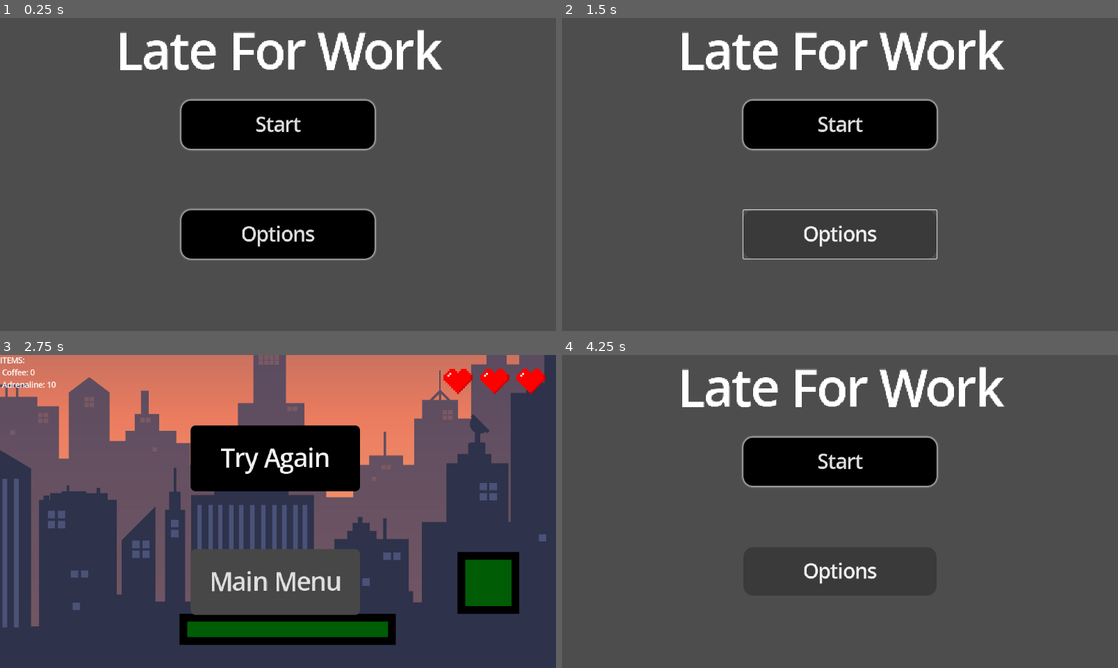
Above: before the commit, frames 1-4 (two rows, left to right).
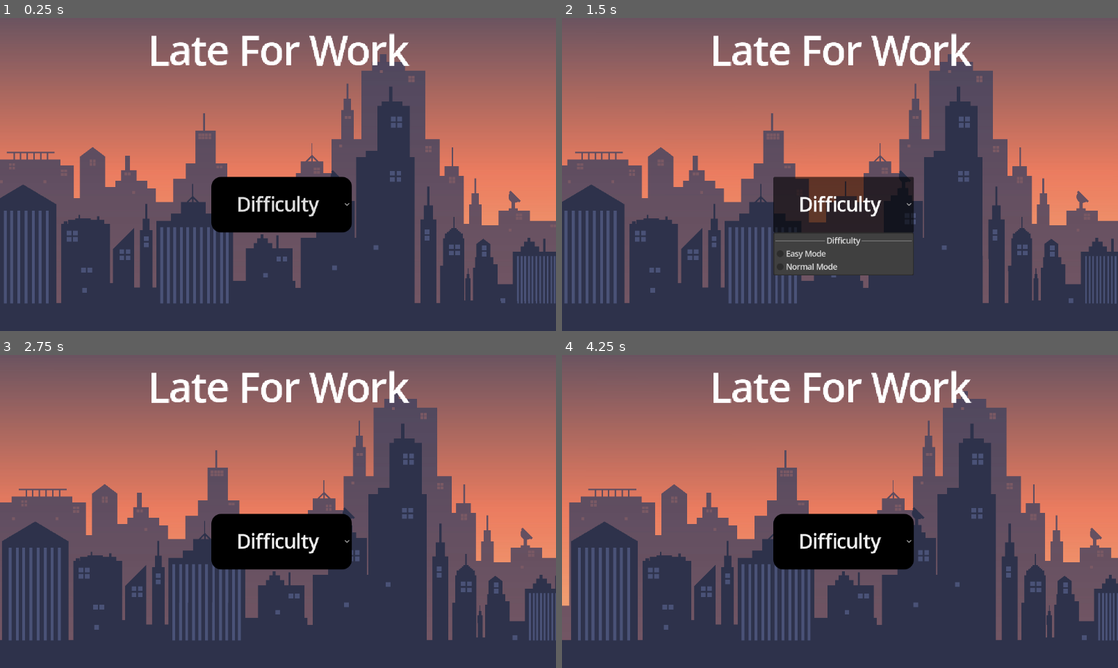
Above: after the commit, the same moments.

Repository: Varun-Ganeshkumar/Late-For-Work
Game: Godot game, scene res://scenes/main_menu.tscn
Two runs of this game, one before a commit and one after it. Both use one fixed random seed, a clock stepped at 60 frames per second and the inputs below.
Inputs (mouse positions are in pixels of both pictures, inside the frame that each line leads up to):
- Up to frame 1 (0.25 s): no input
- Up to frame 2 (1.5 s): click (845, 205) at 0.5 s, where only the run after the commit has a clickable "Difficulty"; click (840, 233) at 1.25 s, where only the run before the commit has a clickable "Options"
- Up to frame 3 (2.75 s): click (278, 461) at 2 s, where only the run before the commit has a clickable "Start"
- Up to frame 4 (4.25 s): click (840, 458) at 2.75 s, where only the run before the commit has a clickable "Try Again"; click (840, 583) at 3.5 s, where only the run before the commit has a clickable "Main Menu"

The runs differ from the first frame. In frame 1, 89% of the frame differs, in the area x 0-100%, y 0-100%; in frame 2, 86%; in frame 3, 76%; in frame 4, 88%.
Error in both runs: Invalid access to property or key 'musicPlaying' on a base object of type 'Node (global.gd)'. (res://scripts/background_music.gd:6)

Commit message:
Overhauled the main menu
Got rid of the options button in the main menu and added a choice for difficulty that increased or decreased the rate of time being slowed down

Diff:
--- a/scenes/main_menu.tscn
+++ b/scenes/main_menu.tscn
@@ -1,6 +1,10 @@
-[gd_scene load_steps=8 format=3 uid="uid://dq5msxt5cekxs"]
+[gd_scene load_steps=12 format=3 uid="uid://dq5msxt5cekxs"]
 
 [ext_resource type="Script" uid="uid://c08cd4kdn0xl" path="res://scripts/start_button.gd" id="1_l6cm7"]
+[ext_resource type="Script" uid="uid://7taw0yiy2urf" path="res://scripts/option_button.gd" id="2_bqqt6"]
+[ext_resource type="Texture2D" uid="uid://c8s4cudhf5x7w" path="res://sprites/city by cityvector91.jpg" id="2_ekxnf"]
+
+[sub_resource type="StyleBoxEmpty" id="StyleBoxEmpty_ekxnf"]
 
 [sub_resource type="StyleBoxFlat" id="StyleBoxFlat_l6cm7"]
 bg_color = Color(0.415686, 0.415686, 0.415686, 1)
@@ -25,28 +29,29 @@
 shadow_color = Color(1, 1, 1, 0.6)
 shadow_size = 5
 
-[sub_resource type="StyleBoxFlat" id="StyleBoxFlat_8ln24"]
+[sub_resource type="StyleBoxEmpty" id="StyleBoxEmpty_wu84c"]
+
+[sub_resource type="StyleBoxFlat" id="StyleBoxFlat_oa1go"]
 bg_color = Color(0.415686, 0.415686, 0.415686, 1)
 corner_radius_top_left = 20
 corner_radius_top_right = 20
 corner_radius_bottom_right = 20
 corner_radius_bottom_left = 20
 
-[sub_resource type="StyleBoxFlat" id="StyleBoxFlat_rtw2f"]
+[sub_resource type="StyleBoxFlat" id="StyleBoxFlat_tbmy8"]
 bg_color = Color(0.227451, 0.227451, 0.227451, 1)
 corner_radius_top_left = 20
 corner_radius_top_right = 20
 corner_radius_bottom_right = 20
 corner_radius_bottom_left = 20
 
-[sub_resource type="StyleBoxFlat" id="StyleBoxFlat_bqqt6"]
+[sub_resource type="StyleBoxFlat" id="StyleBoxFlat_jk1qb"]
 bg_color = Color(0, 0, 0, 1)
 corner_radius_top_left = 20
 corner_radius_top_right = 20
 corner_radius_bottom_right = 20
 corner_radius_bottom_left = 20
 shadow_color = Color(1, 1, 1, 0.6)
-shadow_size = 5
 
 [node name="Menu" type="Control"]
 layout_mode = 3
@@ -59,6 +64,7 @@
 [node name="CanvasLayer" type="CanvasLayer" parent="."]
 
 [node name="StartButton" type="Button" parent="CanvasLayer"]
+visible = false
 anchors_preset = 8
 anchor_left = 0.5
 anchor_top = 0.5
@@ -71,29 +77,12 @@
 grow_horizontal = 2
 grow_vertical = 2
 theme_override_font_sizes/font_size = 40
+theme_override_styles/focus = SubResource("StyleBoxEmpty_ekxnf")
 theme_override_styles/hover_pressed = SubResource("StyleBoxFlat_l6cm7")
 theme_override_styles/hover = SubResource("StyleBoxFlat_wu84c")
 theme_override_styles/normal = SubResource("StyleBoxFlat_ekxnf")
 text = "Start"
 script = ExtResource("1_l6cm7")
-
-[node name="OptionsButton" type="Button" parent="CanvasLayer"]
-anchors_preset = 8
-anchor_left = 0.5
-anchor_top = 0.5
-anchor_right = 0.5
-anchor_bottom = 0.5
-offset_left = -200.0
-offset_top = 74.0
-offset_right = 200.0
-offset_bottom = 174.0
-grow_horizontal = 2
-grow_vertical = 2
-theme_override_font_sizes/font_size = 40
-theme_override_styles/hover_pressed = SubResource("StyleBoxFlat_8ln24")
-theme_override_styles/hover = SubResource("StyleBoxFlat_rtw2f")
-theme_override_styles/normal = SubResource("StyleBoxFlat_bqqt6")
-text = "Options"
 
 [node name="Label" type="Label" parent="CanvasLayer"]
 anchors_preset = 5
@@ -101,12 +90,47 @@
 anchor_right = 0.5
 offset_left = -567.5
 offset_right = 567.5
-offset_bottom = 137.0
+offset_bottom = 139.583
 grow_horizontal = 2
 theme_override_constants/shadow_outline_size = 0
-theme_override_font_sizes/font_size = 100
+theme_override_font_sizes/font_size = 80
 text = "Late For Work"
 horizontal_alignment = 1
 vertical_alignment = 1
 
+[node name="OptionButton" type="OptionButton" parent="CanvasLayer"]
+offset_left = 438.0
+offset_top = 329.0
+offset_right = 729.0
+offset_bottom = 444.0
+theme_override_font_sizes/font_size = 39
+theme_override_styles/focus = SubResource("StyleBoxEmpty_wu84c")
+theme_override_styles/hover_pressed = SubResource("StyleBoxFlat_oa1go")
+theme_override_styles/hover = SubResource("StyleBoxFlat_tbmy8")
+theme_override_styles/normal = SubResource("StyleBoxFlat_jk1qb")
+alignment = 1
+selected = 0
+allow_reselect = true
+item_count = 3
+popup/item_0/text = "Difficulty"
+popup/item_0/id = 0
+popup/item_0/disabled = true
+popup/item_0/separator = true
+popup/item_1/text = "Easy Mode"
+popup/item_1/id = 1
+popup/item_2/text = "Normal Mode"
+popup/item_2/id = 2
+script = ExtResource("2_bqqt6")
+
+[node name="Parallax2D" type="Parallax2D" parent="."]
+repeat_size = Vector2(1250, 0)
+autoscroll = Vector2(10, 0)
+repeat_times = 3
+
+[node name="Sprite2D" type="Sprite2D" parent="Parallax2D"]
+position = Vector2(570, 320)
+scale = Vector2(0.25, 0.25)
+texture = ExtResource("2_ekxnf")
+
 [connection signal="pressed" from="CanvasLayer/StartButton" to="CanvasLayer/StartButton" method="_on_pressed"]
+[connection signal="item_selected" from="CanvasLayer/OptionButton" to="CanvasLayer/OptionButton" method="_on_item_selected"]
--- /dev/null
+++ b/scripts/option_button.gd
@@ -0,0 +1,10 @@
+extends OptionButton
+
+
+func _on_item_selected(index: int) -> void:
+	if self.get_item_text(index) == "Easy Mode":
+		global.easyMode = 0.009
+
+	if self.get_item_text(index) == "Normal Mode":
+		global.easyMode = 0.012
+	$"../StartButton".visible = true
Not shown, added: scripts/option_button.gd.uid
